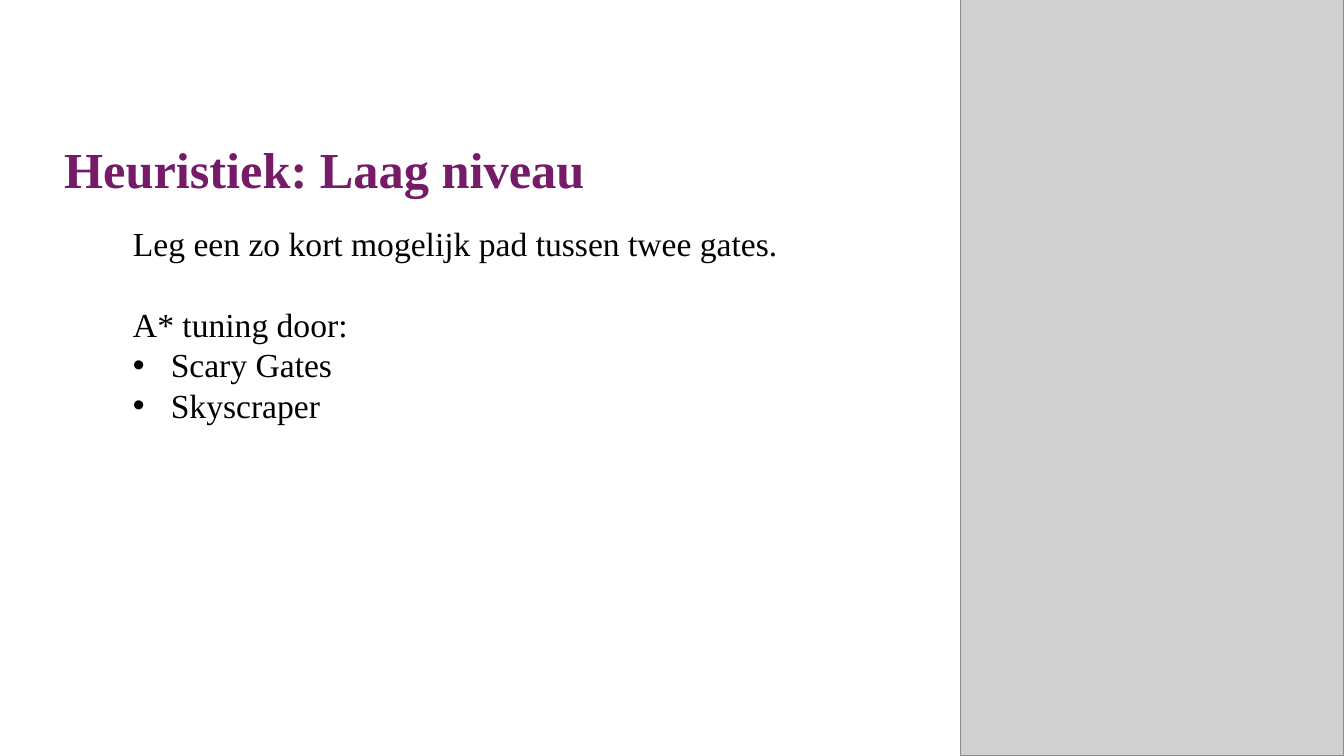
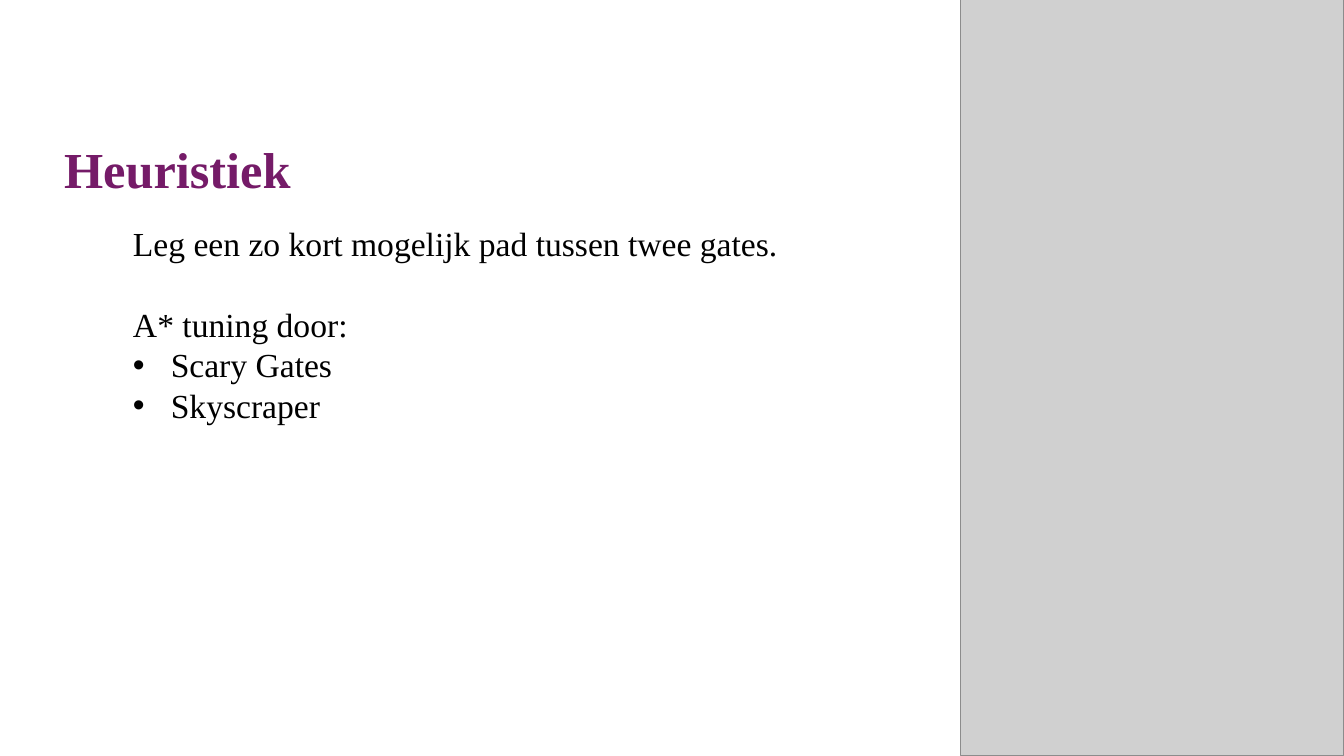
Before and after one commit to lisaeindhoven/chips-and-circuits, a slide deck: slide 17 of docs/Schutte_Eindhoven_vdLaan_C&C.pptx (slide 18 before the commit). Drawn at 1344x756 pixels with LibreOffice and Linux fonts; fonts in the diff are those of the drawing; grey boxes stand for pictures; background and template pictures are left out. Boxes give left, top, right and bottom in pixels: in the first picture for what was removed or moved away, otherwise in the second. Text is boxed around its words. In the diff, an @@ line names an element or a change of style, - is before the commit and + after.

```diff
--- a/docs/Schutte_Eindhoven_vdLaan_C&C.pptx
+++ b/docs/Schutte_Eindhoven_vdLaan_C&C.pptx
@@ title at box(64, 153, 290, 189): text changed @@
-Heuristiek: Laag niveau
+Heuristiek
```
Also in this commit, not shown: 1 other slide changed.
